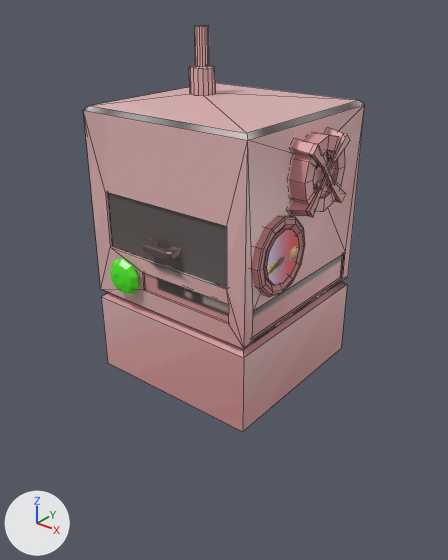
The FBX model blender/objetos/Pizza Oven/pizzaOven.fbx, before and after one commit.
Rendered twice from a 50 mm lens placed at (2.18, -2.67, 1.42), pointed at (0.01, 0.03, -0.26). Arrows for +X, +Y and +Z are at lower left; the lights stay in place. Mesh edges are drawn as thin lines on the coarser meshes. Where no turn or scale is listed for an object, it has been applied to the vertices. Vertices at the same position are counted once.

The scene before the commit, as lines of its bpy script (objects in view):
```python
me_cylinder_001 = bpy.data.meshes.new('Cylinder.001')
me_cylinder_001.from_pydata(...)  # 70 vertices, 61 faces; spans x -0.107..0.107, y -0.022..0.043, z -0.113..0.113
me_cylinder_001.materials.append(mat_bakebuttonmat)  # green #50f022
me_cylinder_004 = bpy.data.meshes.new('Cylinder.004')
me_cylinder_004.from_pydata(...)  # 72 vertices, 62 faces; spans x -0.044..0.026, y -0.214..0.214, z -0.214..0.214
# faces by material slot: [61, 1]
me_cylinder_004.materials.append(mat_pizzaovenmat)  # picture img_texture_png
me_cylinder_004.materials.append(mat_pizzaovenhumormeter)  # picture img_humormeter_png
me_oven = bpy.data.meshes.new('Oven')
me_oven.from_pydata(...)  # 192 vertices, 169 faces; spans x -0.55..0.55, y -0.48..0.63, z -0.83..1.18
me_oven.materials.append(mat_pizzaovenmat)  # picture img_texture_png
# before: 28 (-0.55, 0.63, -0.83), 29 (-0.55, -0.48, -0.83) at pixel (107, 362), 30 (0.55, 0.63, -0.83) at pixel (341, 348), 31 (0.55, -0.48, -0.83) at pixel (242, 431)
ob_bakebutton = bpy.data.objects.new('BakeButton', me_cylinder_001)
ob_bakebutton.location = (-0.294, -0.526, -0.127)
ob_humormeter = bpy.data.objects.new('Humormeter', me_cylinder_004)
ob_humormeter.location = (0.578, -0.216, 0.141)
ob_oven = bpy.data.objects.new('Oven', me_oven)
ob_oven.location = (0.0, 0.0, 0.0)
# also in view: 'FanGrid' at (0.0, 0.08, 0.52); 'OvenDoor' at (0.0, -0.49, 0.18)
```
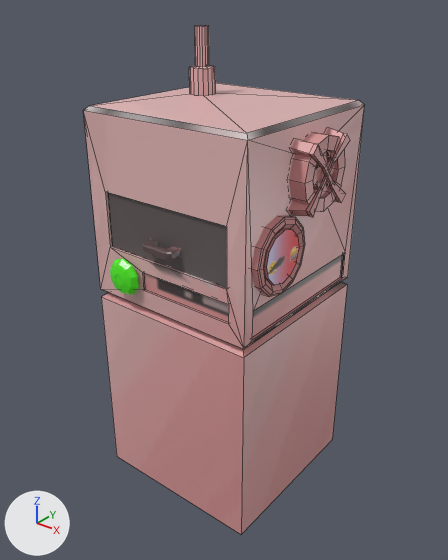
The newer file is also rescaled (x0.608), turned or shifted as a whole; pictures and numbers use the older file's frame.

Scene script edits in JSON lines:
```json
{"block": "me_oven", "where": "me_oven.from_pydata(...)  # 192 vertices, 169 faces; spans x -0.55..0.55, y -0.48..0.63, z -0.83..1.18"}
{"block": "me_oven", "where": "# used by ob_oven; location = (0.0, 0.0, 0.0)"}
{"block": "me_oven", "change": "me_oven part 1"}
{"op": "add", "block": "me_oven", "code": "for i in [*range(28, 32)]: me_oven.vertices[i].co += Vector((0.0, 0.0, -0.79))"}
```

Where the change shows, as pixel boxes (x1, y1, x2, y2) in the pictures (448 x 560 px; the box of a moved part takes in the faces that stretch with it):
```json
{"object": "Oven", "change": "reshaped", "before": [83, 25, 364, 432], "after": [83, 25, 364, 534], "on screen": "25% taller"}
{"part": 1, "of": "me_oven", "change": "moved or reshaped", "before": [102, 285, 347, 432], "after": [102, 285, 347, 534]}
```
